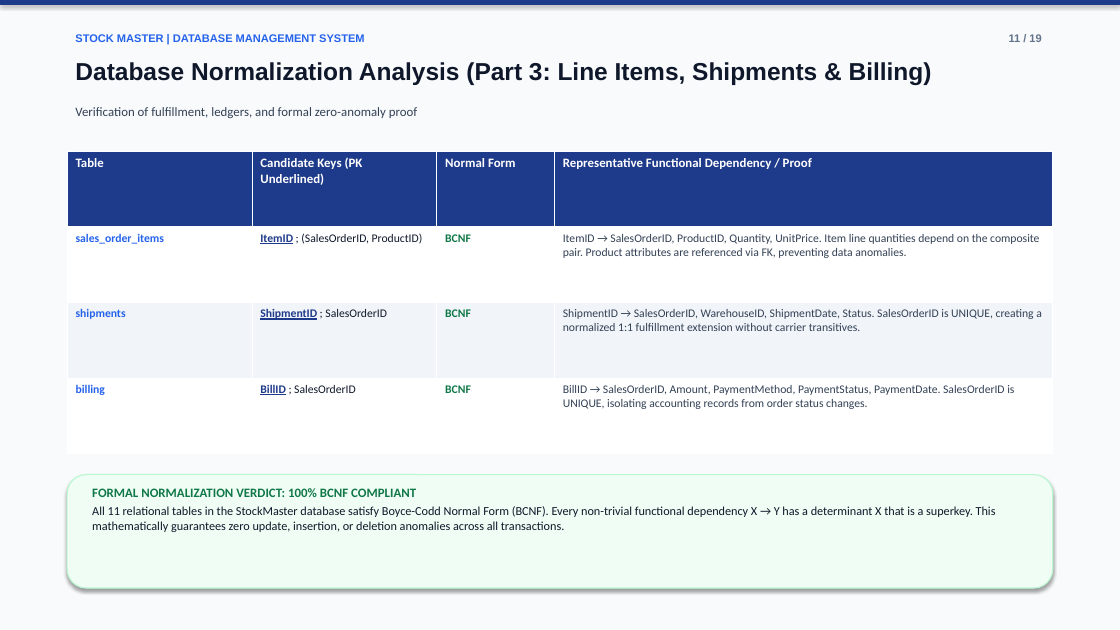
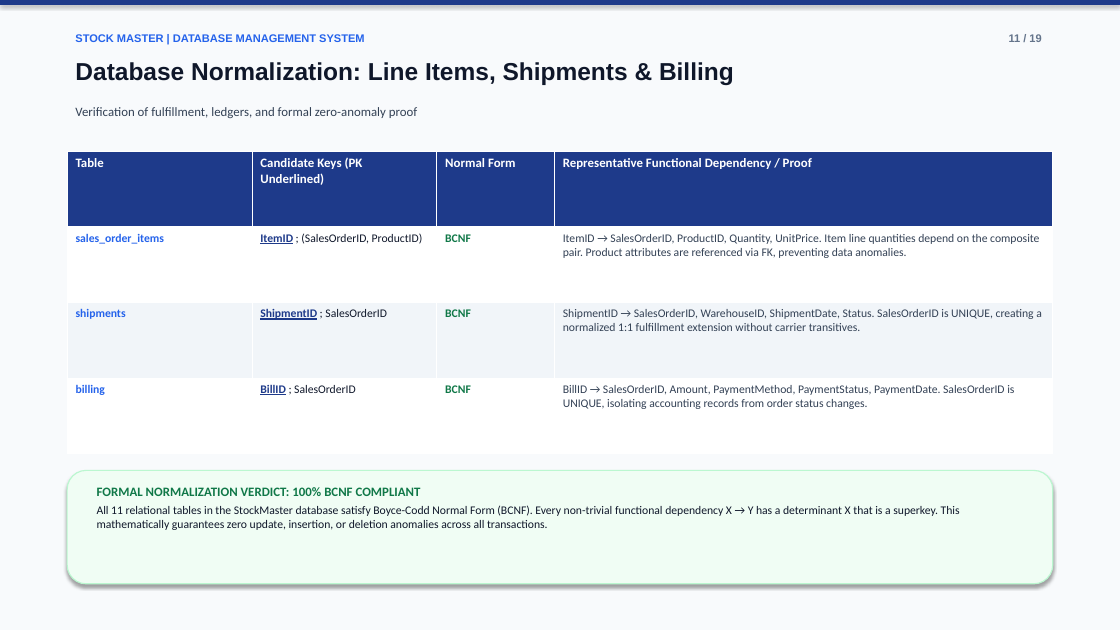
Before and after one commit to puneethkalinga/StockMaster-DBMS, a slide deck: slide 12 of StockMaster_Final_Review_Presentation.pptx. Drawn at 1120x630 pixels with LibreOffice and Linux fonts; fonts in the diff are those of the drawing. Boxes give left, top, right and bottom in pixels: in the first picture for what was removed or moved away, otherwise in the second. Text is boxed around its words. In the diff, an @@ line names an element or a change of style, - is before the commit and + after.

Commit message:
Refine normalization slide headings, text box layout wrapping, and report diagrams

```diff
--- a/StockMaster_Final_Review_Presentation.pptx
+++ b/StockMaster_Final_Review_Presentation.pptx
@@ text at (75, 62, 734, 85): text changed @@
-Database Normalization Analysis (Part 3: Line Items, Shipments & Billing)
+Database Normalization: Line Items, Shipments & Billing
@@ rounded rectangle: place and size @@
-rounded rectangle at (67, 475, 1053, 588)
+rounded rectangle at (67, 471, 1053, 584)
@@ text at (97, 505, 960, 530): size 10.5 to 10 pt in "All 11 relational tables in the StockMaster ..." @@
```
Also in this commit, not shown: 2 other slides changed, 2 other files.
